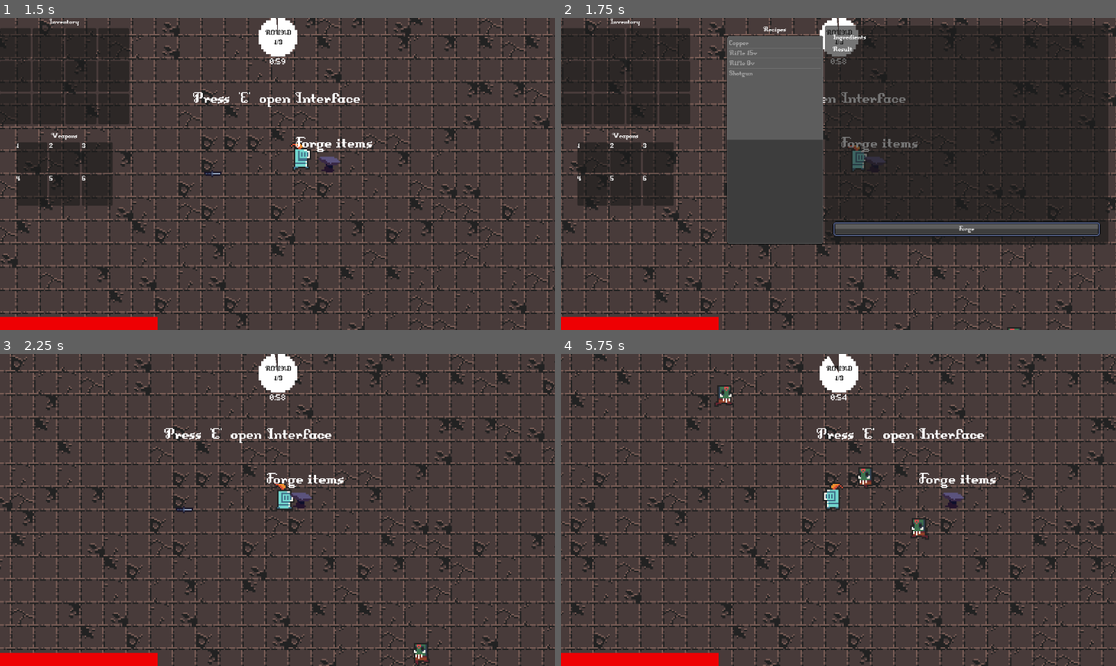
Above: before the commit, frames 1-4 (two rows, left to right).
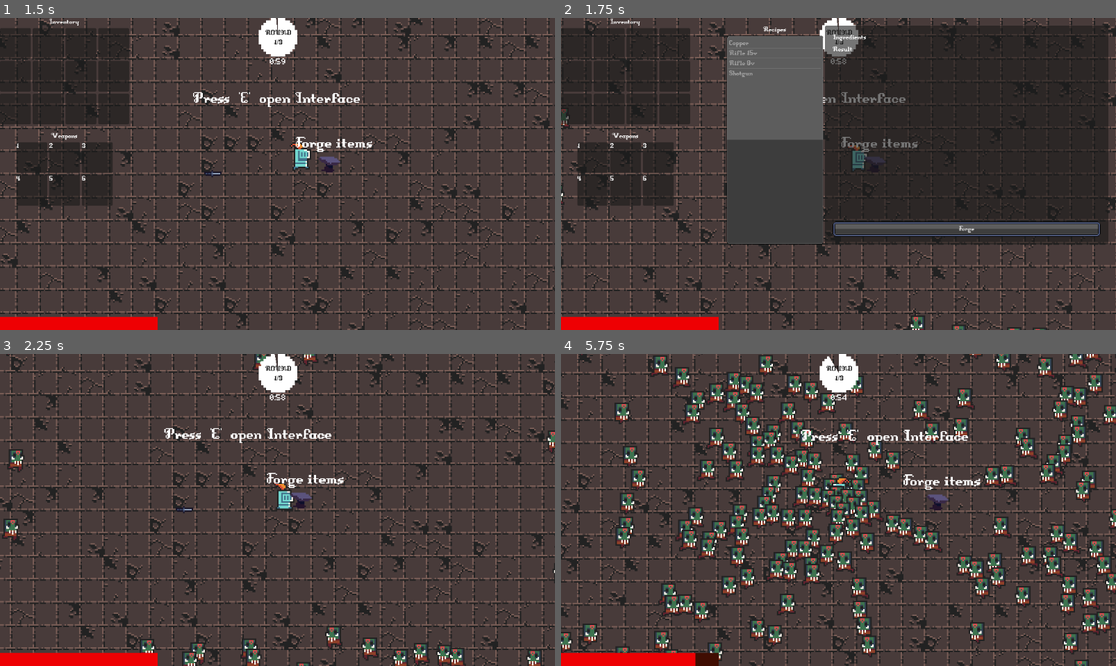
Above: after the commit, the same moments.

Repository: TadeoOrtiz/the-super-forge-game
Game: Godot game, scene res://scenes/menu.tscn
Two runs of this game, one before a commit and one after it. Both use one fixed random seed, a clock stepped at 60 frames per second and the inputs below. Sound files missing from this copy of the repository are replaced by a short silence.
Inputs (mouse positions are in pixels of both pictures, inside the frame that each line leads up to):
- Up to frame 1 (1.5 s): click "Play" at 0.5 s; tap E (open_inventory) at 1.25 s; move the mouse to (399, 158) at 1.27 s; press the mouse at (399, 158) at 1.28 s; hold Right (ui_right) from 1.28 s (still down)
- Up to frame 2 (1.75 s): keep holding Right (ui_right)
- Up to frame 3 (2.25 s): release Right (ui_right) at 2 s; release the mouse at (399, 494) at 2 s; tap E (open_inventory) at 2 s; drag from (16, 378) to (288, 497) at 2.02 s
- Up to frame 4 (5.75 s): tap E (open_inventory) every 0.75 s from 2.75 to 5 s; move the mouse to (894, 441) at 2.77 s; hold Right (ui_right) 2.78-3.5 s; hold 2 (weapon_hotbar_02) 2.78-3.5 s; drag from (610, 378) to (838, 510) at 3.52 s; move the mouse to (1005, 556) at 4.27 s; hold Left (ui_left) 4.28-5 s; hold 4 (weapon_hotbar_04) 4.28-5 s; drag from (644, 378) to (921, 547) at 5.02 s

Frame 1 is identical in both runs. In frame 2, 0.2% of the frame differs, in the area x 0-88%, y 28-100%; in frame 3, 2.0%; in frame 4, 47%, in the area x 0-100%, y 0-100%.

Commit message:
a

Diff:
--- a/nodes/enemy.tscn
+++ b/nodes/enemy.tscn
@@ -201,12 +201,14 @@
 size = Vector2(8.5, 10.75)
 
 [node name="Enemy" type="CharacterBody2D"]
-disable_mode = 1
 collision_layer = 256
 collision_mask = 257
+motion_mode = 1
+slide_on_ceiling = false
 safe_margin = 1.0
 script = ExtResource("1_vthjg")
 health = 10.0
+speed = null
 loot = Array[Resource("res://scripts/resources/item.gd")]([ExtResource("2_pi6te"), ExtResource("2_pi6te")])
 
 [node name="Sprite2D" type="Sprite2D" parent="."]
--- a/project.godot
+++ b/project.godot
@@ -10,8 +10,10 @@
 
 [application]
 
+config/name="The Super Forge Game (JAM)"
+config/tags=PackedStringArray("game_jam")
 run/main_scene="res://scenes/menu.tscn"
-config/features=PackedStringArray("4.2")
+config/features=PackedStringArray("4.3")
 
 [autoload]
 
@@ -37,69 +39,69 @@
 
 ui_left={
 "deadzone": 0.5,
-"events": [Object(InputEventKey,"resource_local_to_scene":fa …(174 unchanged characters)… l_keycode":0,"key_label":0,"unicode":0,"echo":false,"script":null)
+"events": [Object(InputEventKey,"resource_local_to_scene":fa …(174 unchanged characters)… l_keycode":0,"key_label":0,"unicode":0,"location":0,"echo":false,"script":null)
 , Object(InputEventJoypadButton,"resource_local_to_scene":false,"resource_name":"","device":0,"button_index":13,"pressure":0.0,"pressed":false,"script":null)
 , Object(InputEventJoypadMotion,"resource_local_to_scene":false,"resource_name":"","device":0,"axis":0,"axis_value":-1.0,"script":null)
-, Object(InputEventKey,"resource_local_to_scene":false,"reso …(162 unchanged characters)… keycode":65,"key_label":0,"unicode":97,"echo":false,"script":null)
+, Object(InputEventKey,"resource_local_to_scene":false,"reso …(162 unchanged characters)… keycode":65,"key_label":0,"unicode":97,"location":0,"echo":false,"script":null)
 ]
 }
 ui_right={
 "deadzone": 0.5,
-"events": [Object(InputEventKey,"resource_local_to_scene":fa …(174 unchanged characters)… l_keycode":0,"key_label":0,"unicode":0,"echo":false,"script":null)
+"events": [Object(InputEventKey,"resource_local_to_scene":fa …(174 unchanged characters)… l_keycode":0,"key_label":0,"unicode":0,"location":0,"echo":false,"script":null)
 , Object(InputEventJoypadButton,"resource_local_to_scene":false,"resource_name":"","device":0,"button_index":14,"pressure":0.0,"pressed":false,"script":null)
 , Object(InputEventJoypadMotion,"resource_local_to_scene":false,"resource_name":"","device":0,"axis":0,"axis_value":1.0,"script":null)
-, Object(InputEventKey,"resource_local_to_scene":false,"reso …(163 unchanged characters)… eycode":68,"key_label":0,"unicode":100,"echo":false,"script":null)
+, Object(InputEventKey,"resource_local_to_scene":false,"reso …(163 unchanged characters)… eycode":68,"key_label":0,"unicode":100,"location":0,"echo":false,"script":null)
 ]
 }
 ui_up={
 "deadzone": 0.5,
-"events": [Object(InputEventKey,"resource_local_to_scene":fa …(174 unchanged characters)… l_keycode":0,"key_label":0,"unicode":0,"echo":false,"script":null)
+"events": [Object(InputEventKey,"resource_local_to_scene":fa …(174 unchanged characters)… l_keycode":0,"key_label":0,"unicode":0,"location":0,"echo":false,"script":null)
 , Object(InputEventJoypadButton,"resource_local_to_scene":false,"resource_name":"","device":0,"button_index":11,"pressure":0.0,"pressed":false,"script":null)
 , Object(InputEventJoypadMotion,"resource_local_to_scene":false,"resource_name":"","device":0,"axis":1,"axis_value":-1.0,"script":null)
-, Object(InputEventKey,"resource_local_to_scene":false,"reso …(163 unchanged characters)… eycode":87,"key_label":0,"unicode":119,"echo":false,"script":null)
+, Object(InputEventKey,"resource_local_to_scene":false,"reso …(163 unchanged characters)… eycode":87,"key_label":0,"unicode":119,"location":0,"echo":false,"script":null)
 ]
 }
 ui_down={
 "deadzone": 0.5,
-"events": [Object(InputEventKey,"resource_local_to_scene":fa …(174 unchanged characters)… l_keycode":0,"key_label":0,"unicode":0,"echo":false,"script":null)
+"events": [Object(InputEventKey,"resource_local_to_scene":fa …(174 unchanged characters)… l_keycode":0,"key_label":0,"unicode":0,"location":0,"echo":false,"script":null)
 , Object(InputEventJoypadButton,"resource_local_to_scene":false,"resource_name":"","device":0,"button_index":12,"pressure":0.0,"pressed":false,"script":null)
 , Object(InputEventJoypadMotion,"resource_local_to_scene":false,"resource_name":"","device":0,"axis":1,"axis_value":1.0,"script":null)
-, Object(InputEventKey,"resource_local_to_scene":false,"reso …(163 unchanged characters)… eycode":83,"key_label":0,"unicode":115,"echo":false,"script":null)
+, Object(InputEventKey,"resource_local_to_scene":false,"reso …(163 unchanged characters)… eycode":83,"key_label":0,"unicode":115,"location":0,"echo":false,"script":null)
 ]
 }
 open_inventory={
 "deadzone": 0.5,
-"events": [Object(InputEventKey,"resource_local_to_scene":fa …(172 unchanged characters)… eycode":69,"key_label":0,"unicode":101,"echo":false,"script":null)
+"events": [Object(InputEventKey,"resource_local_to_scene":fa …(172 unchanged characters)… eycode":69,"key_label":0,"unicode":101,"location":0,"echo":false,"script":null)
 ]
 }
 weapon_hotbar_01={
 "deadzone": 0.5,
-"events": [Object(InputEventKey,"resource_local_to_scene":fa …(171 unchanged characters)… keycode":49,"key_label":0,"unicode":49,"echo":false,"script":null)
+"events": [Object(InputEventKey,"resource_local_to_scene":fa …(171 unchanged characters)… keycode":49,"key_label":0,"unicode":49,"location":0,"echo":false,"script":null)
 ]
 }
 weapon_hotbar_02={
 "deadzone": 0.5,
-"events": [Object(InputEventKey,"resource_local_to_scene":fa …(171 unchanged characters)… keycode":50,"key_label":0,"unicode":50,"echo":false,"script":null)
+"events": [Object(InputEventKey,"resource_local_to_scene":fa …(171 unchanged characters)… keycode":50,"key_label":0,"unicode":50,"location":0,"echo":false,"script":null)
 ]
 }
 weapon_hotbar_03={
 "deadzone": 0.5,
-"events": [Object(InputEventKey,"resource_local_to_scene":fa …(171 unchanged characters)… keycode":51,"key_label":0,"unicode":51,"echo":false,"script":null)
+"events": [Object(InputEventKey,"resource_local_to_scene":fa …(171 unchanged characters)… keycode":51,"key_label":0,"unicode":51,"location":0,"echo":false,"script":null)
 ]
 }
 weapon_hotbar_04={
 "deadzone": 0.5,
-"events": [Object(InputEventKey,"resource_local_to_scene":fa …(171 unchanged characters)… keycode":52,"key_label":0,"unicode":52,"echo":false,"script":null)
+"events": [Object(InputEventKey,"resource_local_to_scene":fa …(171 unchanged characters)… keycode":52,"key_label":0,"unicode":52,"location":0,"echo":false,"script":null)
 ]
 }
 weapon_hotbar_05={
 "deadzone": 0.5,
-"events": [Object(InputEventKey,"resource_local_to_scene":fa …(171 unchanged characters)… keycode":53,"key_label":0,"unicode":53,"echo":false,"script":null)
+"events": [Object(InputEventKey,"resource_local_to_scene":fa …(171 unchanged characters)… keycode":53,"key_label":0,"unicode":53,"location":0,"echo":false,"script":null)
 ]
 }
 weapon_hotbar_06={
 "deadzone": 0.5,
-"events": [Object(InputEventKey,"resource_local_to_scene":fa …(171 unchanged characters)… keycode":54,"key_label":0,"unicode":54,"echo":false,"script":null)
+"events": [Object(InputEventKey,"resource_local_to_scene":fa …(171 unchanged characters)… keycode":54,"key_label":0,"unicode":54,"location":0,"echo":false,"script":null)
 ]
 }
 shoot={
@@ -109,7 +111,7 @@
 }
 pause_game={
 "deadzone": 0.5,
-"events": [Object(InputEventKey,"resource_local_to_scene":fa …(174 unchanged characters)… ode":4194305,"key_label":0,"unicode":0,"echo":false,"script":null)
+"events": [Object(InputEventKey,"resource_local_to_scene":fa …(174 unchanged characters)… ode":4194305,"key_label":0,"unicode":0,"location":0,"echo":false,"script":null)
 ]
 }
 
--- a/scenes/test_room.tscn
+++ b/scenes/test_room.tscn
@@ -17,7 +17,7 @@
 [sub_resource type="Resource" id="Resource_4l2sj"]
 script = ExtResource("4_n1y0t")
 enemy = ExtResource("4_lfnn6")
-enemy_interval = 1
+enemy_interval = 50
 round_spawn = Array[int]([1])
 time_start = 0
 time_end = 60
@@ -64,6 +64,7 @@
 time_per_round = 15
 round_time = 60
 spawn = Array[ExtResource("4_n1y0t")]([SubResource("Resource_4l2sj"), SubResource("Resource_yslbq"), SubResource("Resource_o5w2q"), SubResource("Resource_c6jw0")])
+max_enemy_counter = 200
 debug = true
 
 [node name="Player" parent="." instance=ExtResource("1_cjdlg")]
--- a/scripts/nodes/enemy.gd
+++ b/scripts/nodes/enemy.gd
@@ -9,40 +9,31 @@
 @export var speed: float = 40
 @export var loot: Array[Item]
 
-var _target: Player
-
 @onready var _anim_player: AnimationPlayer = %AnimationPlayer
+@onready var sprite: Sprite2D = $Sprite2D
 
 func _ready():
-    _target = get_tree().get_first_node_in_group("Player")
-    _anim_player.play("walk")
+	_anim_player.play("walk")
 
-func _physics_process(_delta):
-    velocity = (_target.global_position - global_position).normalized() * speed
-    if (_target.global_position - global_position).normalized().x > 0:
-        $Sprite2D.scale.x = 1
-    else:
-        $Sprite2D.scale.x = -1
-    move_and_slide()
 
 func on_death(drop_loot: bool=true):
-    if drop_loot:
-        for item: Item in loot:
-            var item_node := ITEM_NODE.instantiate()
-            item_node.item_resource = item.duplicate()
-            call_deferred("add_sibling", item_node)
-            item_node.global_position = global_position + Vector2(randf_range( - 5, 5), randf_range( - 5, 5))
-    _anim_player.play("death")
-    entity_death.emit()
-    call_deferred("queue_free")
+	if drop_loot:
+		for item: Item in loot:
+			var item_node := ITEM_NODE.instantiate()
+			item_node.item_resource = item.duplicate()
+			call_deferred("add_sibling", item_node)
+			item_node.global_position = global_position + Vector2(randf_range( - 5, 5), randf_range( - 5, 5))
+	_anim_player.play("death")
+	entity_death.emit()
+	call_deferred("queue_free")
 
 func _on_hurt_box_hurt(value: float):
-    health -= value
-    _anim_player.play("hurt")
-    if health <= 0:
-        if not $HurtBox.disabled:
-            $HurtBox.disabled = true
-            on_death()
-    else:
-        await _anim_player.animation_finished
-        _anim_player.play("walk")
+	health -= value
+	_anim_player.play("hurt")
+	if health <= 0:
+		if not $HurtBox.disabled:
+			$HurtBox.disabled = true
+			on_death()
+	else:
+		await _anim_player.animation_finished
+		_anim_player.play("walk")
--- a/scripts/room.gd
+++ b/scripts/room.gd
@@ -17,6 +17,7 @@
 var _current_round: int = 1
 var _current_enemy_counter: int
 var _current_time: int = 1
+var _enemy_array: Array[Enemy]
 
 var player: Player
 var camera: Camera2D
@@ -56,6 +57,15 @@
 func _process(_delta) -> void:
 	debug_label.text = "ROUND \n" + str(_current_round) + "/" + str(max_round)
 
+func _physics_process(delta):
+	for enemy: Enemy in _enemy_array:
+		enemy.velocity = (player.global_position - enemy.global_position).normalized() * enemy.speed
+		if (player.global_position - enemy.global_position).normalized().x > 0:
+			enemy.sprite.scale.x = 1
+		else:
+			enemy.sprite.scale.x = -1
+		enemy.move_and_slide()
+
 func _unhandled_key_input(event):
 	if event.is_action_pressed("pause_game"):
 		%PauseMenu.label.text = "Pause"
@@ -69,9 +79,10 @@
 					var counter = 0
 					while counter < info.enemy_interval:
 						var enemy_spawn = info.enemy.instantiate()
-						enemy_spawn.entity_death.connect(_clear_enemies)
+						enemy_spawn.entity_death.connect(_clear_enemies.bind(enemy_spawn))
 						enemy_spawn.global_position = _get_random_position()
 						add_child(enemy_spawn, true)
+						_enemy_array.append(enemy_spawn)
 						_current_enemy_counter += 1
 						counter += 1
 
@@ -104,8 +115,9 @@
 	_current_round += 1
 	_current_time = 1
 
-func _clear_enemies():
+func _clear_enemies(enemy_reference: Enemy):
 	_current_enemy_counter -= 1
+	_enemy_array.erase(enemy_reference)
 
 func _get_random_position():
 	var vpr = get_viewport_rect().size * randf_range(1.1, 1.4)
